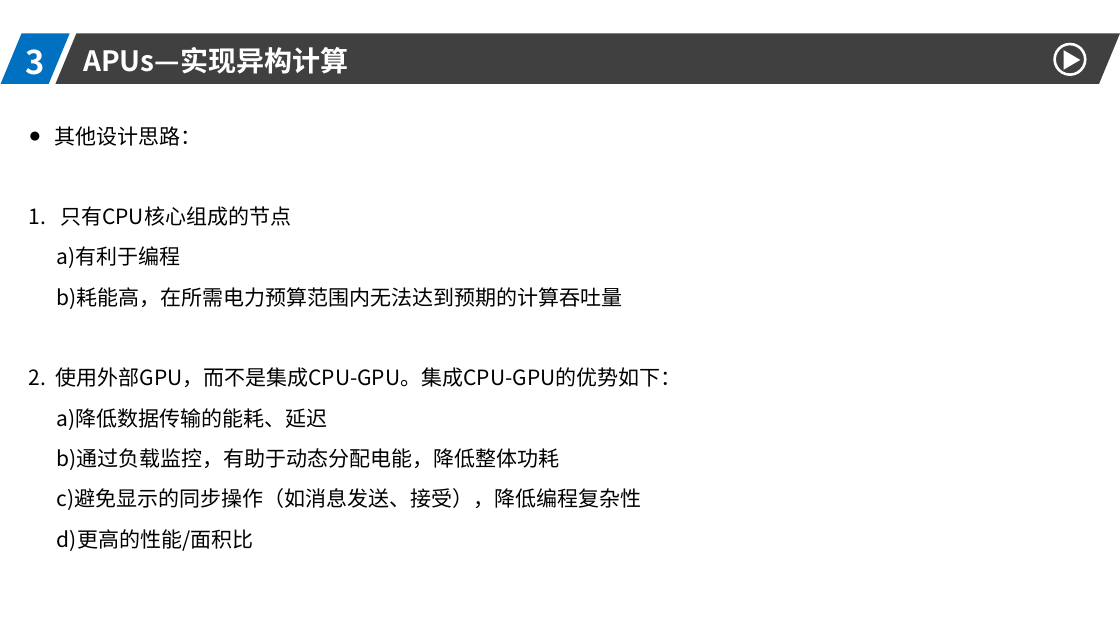
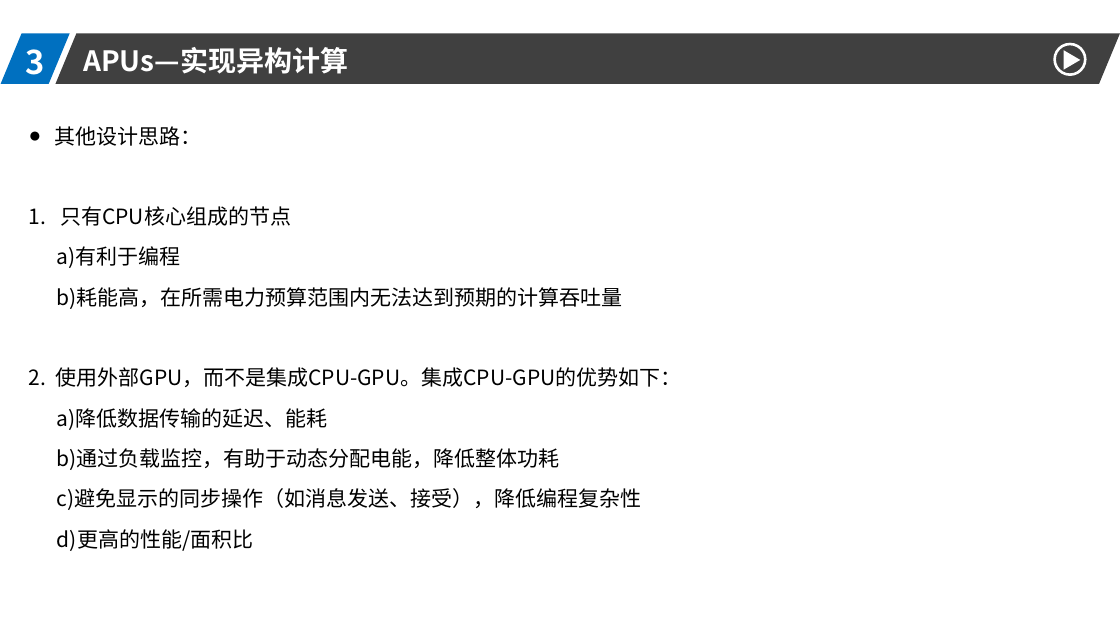
Before and after one commit to DO-MINATOR/buaa, a slide deck: slide 10 of 高性能计算机/高性能.pptx. Drawn at 1120x630 pixels with LibreOffice and Linux fonts; fonts in the diff are those of the drawing. Boxes give left, top, right and bottom in pixels: in the first picture for what was removed or moved away, otherwise in the second. Text is boxed around its words. In the diff, an @@ line names an element or a change of style, - is before the commit and + after.

```diff
--- a/高性能计算机/高性能.pptx
+++ b/高性能计算机/高性能.pptx
@@ text at [57,408,328,430]: text changed @@
-a)降低数据传输的能耗、延迟
+a)降低数据传输的延迟、能耗
```
Also in this commit, not shown: 8 other slides changed.
